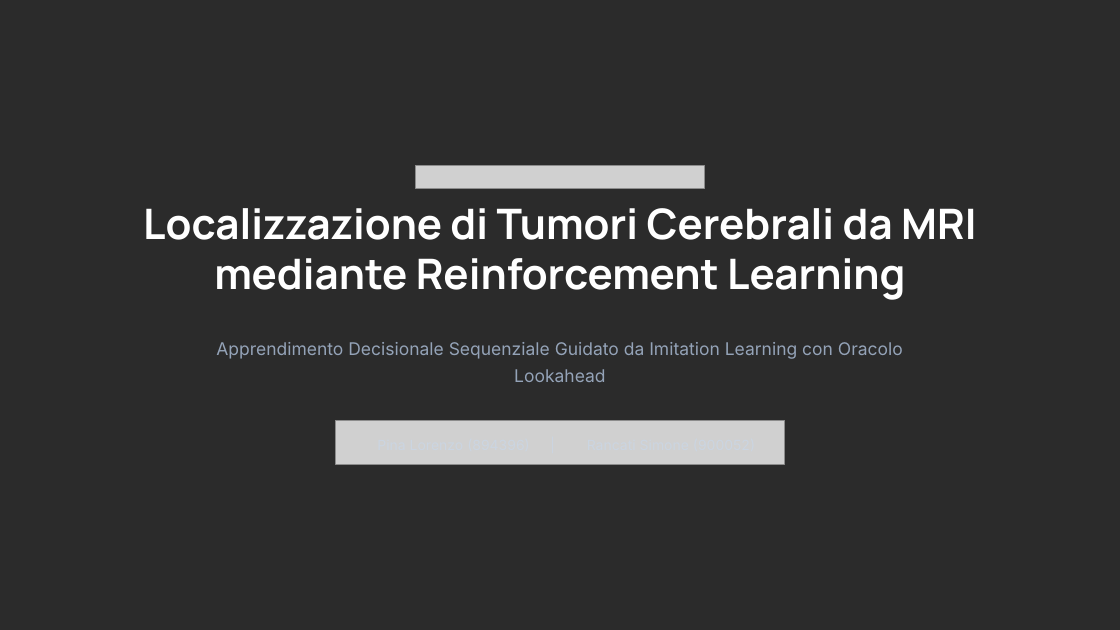
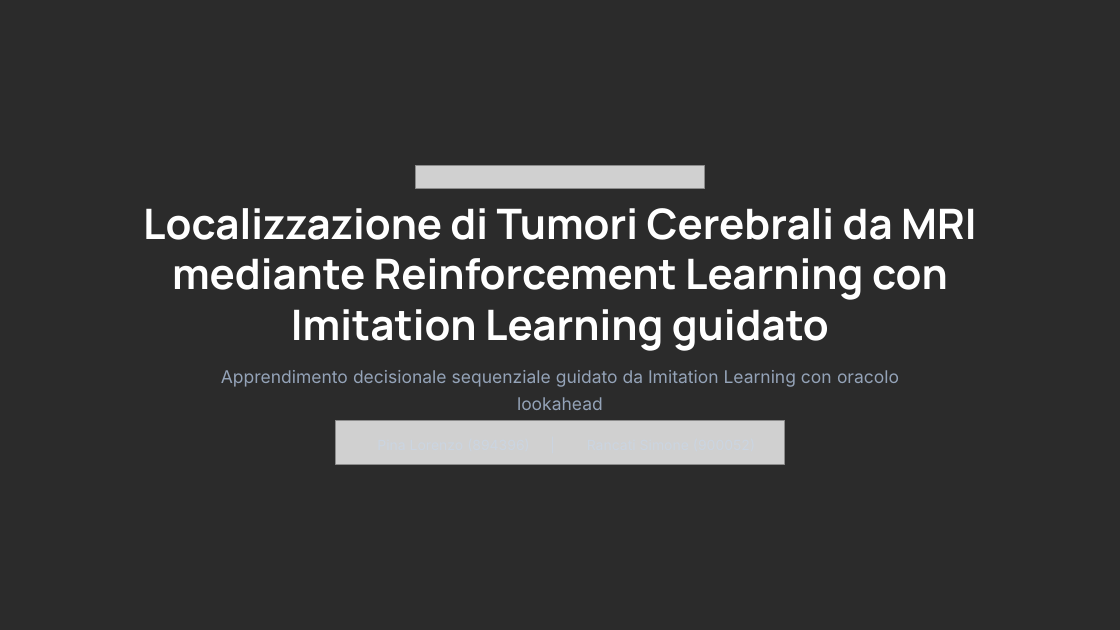
Before and after one commit to LorenzoPinaUnimib/segmentation_rl, a slide deck: slide 1 of Localizzazione Tumori Cerebrali RL.pptx. Drawn at 1120x630 pixels with LibreOffice and Linux fonts; fonts in the diff are those of the drawing; grey boxes stand for pictures; background and template pictures are left out; a plain dark background stands for a picture behind light text. Boxes give left, top, right and bottom in pixels: in the first picture for what was removed or moved away, otherwise in the second. Text is boxed around its words. In the diff, an @@ line names an element or a change of style, - is before the commit and + after.

```diff
--- a/Localizzazione Tumori Cerebrali RL.pptx
+++ b/Localizzazione Tumori Cerebrali RL.pptx
@@ text at (143, 208, 976, 351): text changed @@
-Localizzazione di Tumori Cerebrali da MRI mediante Reinforcement Learning
+Localizzazione di Tumori Cerebrali da MRI mediante Reinforcement Learning con Imitation Learning guidato
@@ text at (221, 370, 899, 387): text changed @@
-Apprendimento Decisionale Sequenziale Guidato da Imitation Learning con Oracolo Lookahead
+Apprendimento decisionale sequenziale guidato da Imitation Learning con oracolo lookahead
```
Also in this commit, not shown: 2 other files.
